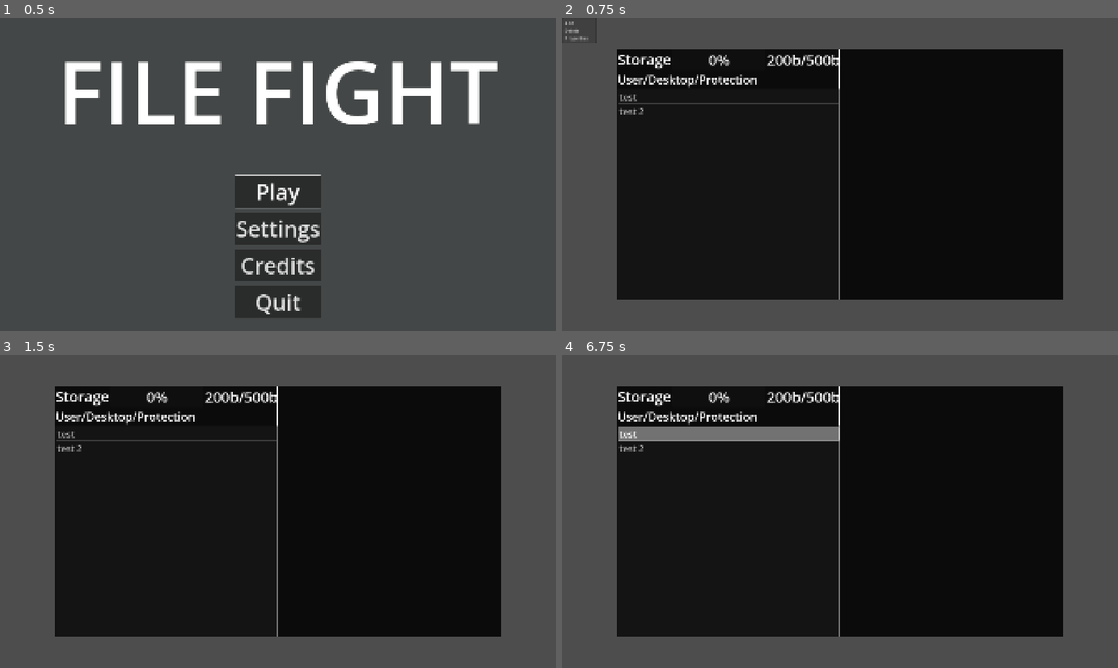
Above: before the commit, frames 1-4 (two rows, left to right).
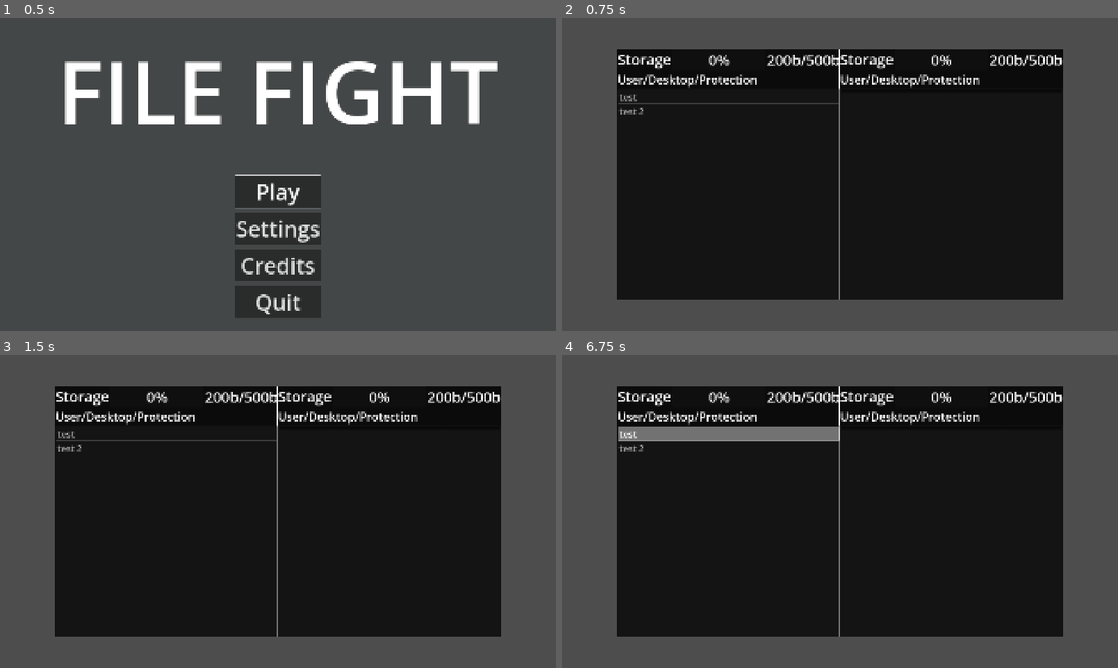
Above: after the commit, the same moments.

Repository: brandon7o/File-Fight-Game
Game: Godot game, scene res://Nodes/menu.tscn
Same seed, same stepped clock (60 frames per second), same inputs: the game is played once before the commit and once after it.
Inputs (mouse positions are in pixels of both pictures, inside the frame that each line leads up to):
- Up to frame 1 (0.5 s): no input
- Up to frame 2 (0.75 s): click "Play" at 0.5 s
- Up to frame 3 (1.5 s): tap Enter at 1.25 s; move the mouse to (400, 495) at 1.27 s; click (400, 495) at 1.42 s
- Up to frame 4 (6.75 s): tap Space at 2, 3.5, 5 s; move the mouse to (728, 527) at 2.02 s; click (728, 527) at 2.17 s; tap Enter at 2.75, 4.25 s; move the mouse to (895, 442) at 2.77 s; click (895, 442) at 2.92 s; move the mouse to (812, 574) at 3.52 s; click (812, 574) at 3.67 s; move the mouse to (1006, 558) at 4.27 s; click (1006, 558) at 4.42 s; move the mouse to (673, 464) at 5.02 s; click (673, 464) at 5.17 s; move the mouse to (867, 511) at 5.77 s; click (867, 511) at 5.92 s; move the mouse to (756, 433) at 6.52 s; click (756, 433) at 6.67 s

Frame 1 is identical in both runs. In frame 2, 1.0% of the frame differs, in the area x 0-91%, y 0-23%; in frame 3, 1.0%; in frame 4, 1.0%.

Commit message:
4/14/26 2:201m update

Diff:
--- a/Nodes/explorerFight.tscn
+++ b/Nodes/explorerFight.tscn
@@ -69,24 +69,50 @@
 item_0/text = "test"
 item_1/text = "test 2"
 
-[node name="PopupMenu" type="PopupMenu" parent="VSeparator/PlayerEnvironment" unique_id=1960534115]
-oversampling_override = 1.0
-size = Vector2i(121, 89)
-visible = true
-item_count = 3
-item_0/text = "Add"
-item_0/id = 0
-item_1/text = "Delete"
-item_1/id = 1
-item_2/text = "Properties"
-item_2/id = 2
-
 [node name="EnemyEnvironment" type="Node2D" parent="VSeparator" unique_id=1692152966]
 position = Vector2(768, 0)
 
-[node name="Storage" type="HBoxContainer" parent="VSeparator/EnemyEnvironment" unique_id=387690915]
+[node name="VBoxContainer" type="VBoxContainer" parent="VSeparator/EnemyEnvironment" unique_id=1467759874]
 offset_right = 768.0
-offset_bottom = 73.0
+offset_bottom = 864.0
+
+[node name="Storage" type="HBoxContainer" parent="VSeparator/EnemyEnvironment/VBoxContainer" unique_id=407081937]
+layout_mode = 2
+
+[node name="StorageText" type="Label" parent="VSeparator/EnemyEnvironment/VBoxContainer/Storage" unique_id=949774489]
+layout_mode = 2
+size_flags_vertical = 1
+theme_override_font_sizes/font_size = 50
+text = "Storage"
+
+[node name="PlayerStorageBar" type="ProgressBar" parent="VSeparator/EnemyEnvironment/VBoxContainer/Storage" unique_id=1922232814]
+layout_mode = 2
+size_flags_horizontal = 3
+size_flags_vertical = 1
+theme_override_font_sizes/font_size = 50
+theme_override_styles/fill = SubResource("StyleBoxFlat_j1ors")
+step = 1.0
+script = ExtResource("1_sjtav")
+
+[node name="StorageValue" type="Label" parent="VSeparator/EnemyEnvironment/VBoxContainer/Storage" unique_id=304796682]
+layout_mode = 2
+theme_override_font_sizes/font_size = 50
+text = "200b/500b"
+
+[node name="Path" type="Label" parent="VSeparator/EnemyEnvironment/VBoxContainer" unique_id=639149195]
+layout_mode = 2
+theme_override_font_sizes/font_size = 40
+text = "User/Desktop/Protection"
+
+[node name="Tree" type="Tree" parent="VSeparator/EnemyEnvironment/VBoxContainer" unique_id=1721037684]
+layout_mode = 2
+size_flags_vertical = 3
+columns = 4
+column_titles_visible = true
+allow_reselect = true
+allow_rmb_select = true
+allow_search = false
+select_mode = 1
 
 [node name="ColorRect" type="ColorRect" parent="." unique_id=1097858996]
 z_index = -50
@@ -98,5 +124,19 @@
 mouse_filter = 2
 color = Color(0.043039158, 0.04303915, 0.04303915, 1)
 
+[node name="PopupMenu" type="PopupMenu" parent="." unique_id=1960534115]
+oversampling_override = 1.0
+size = Vector2i(121, 89)
+item_count = 3
+item_0/text = "Add"
+item_0/id = 0
+item_1/text = "Delete"
+item_1/id = 1
+item_2/text = "Properties"
+item_2/id = 2
+
 [connection signal="value_changed" from="VSeparator/PlayerEnvironment/VBoxContainer/Storage/PlayerStorageBar" to="VSeparator/PlayerEnvironment/VBoxContainer/Storage/PlayerStorageBar" method="_on_value_changed"]
 [connection signal="empty_clicked" from="VSeparator/PlayerEnvironment/VBoxContainer/ItemList" to="." method="_on_item_list_empty_clicked"]
+[connection signal="item_activated" from="VSeparator/PlayerEnvironment/VBoxContainer/ItemList" to="." method="_on_item_list_item_activated"]
+[connection signal="item_clicked" from="VSeparator/PlayerEnvironment/VBoxContainer/ItemList" to="." method="_on_item_list_item_clicked"]
+[connection signal="value_changed" from="VSeparator/EnemyEnvironment/VBoxContainer/Storage/PlayerStorageBar" to="VSeparator/EnemyEnvironment/VBoxContainer/Storage/PlayerStorageBar" method="_on_value_changed"]
--- a/Scripts/explorer_fight.gd
+++ b/Scripts/explorer_fight.gd
@@ -1,4 +1,7 @@
 extends Node2D
+
+var doubleClickTimer = Timer.new()
+
 
 
 # Called when the node enters the scene tree for the first time.
@@ -13,11 +16,34 @@
 	if Input.is_action_just_pressed("ui_cancel"):
 		get_tree().quit()
 
+#ITEMLIST TESTING------------------------------------------------------------------------------------------
 
 #gets popup context menu
 func _on_item_list_empty_clicked(at_position: Vector2, mouse_button_index: int) -> void:
-	if mouse_button_index == 2:
-		$VSeparator/PlayerEnvironment/PopupMenu.position = (at_position + Vector2(192,108))
-		$VSeparator/PlayerEnvironment/PopupMenu.visible = true
-	if mouse_button_index == 1:
+	if mouse_button_index == MOUSE_BUTTON_RIGHT:
+		#Sets the popup menu to the mouse position and makes it visible, also deselects the current item
+		$PopupMenu.position = get_global_mouse_position()#(at_position + Vector2(192,244))
+		$PopupMenu.visible = true
+		$VSeparator/PlayerEnvironment/VBoxContainer/ItemList.deselect_all()
+	if mouse_button_index == MOUSE_BUTTON_LEFT:
+		#Deselect current item
+		$VSeparator/PlayerEnvironment/VBoxContainer/ItemList.deselect_all()
+
+
+func _on_item_list_item_clicked(index, at_position, mouse_button_index):
+	if mouse_button_index == MOUSE_BUTTON_RIGHT:
+		#Sets the popup menu to the mouse position and makes it visible
+		$PopupMenu.position = get_global_mouse_position()#(at_position + Vector2(192,244))
+		$PopupMenu.visible = true
+	if mouse_button_index == MOUSE_BUTTON_LEFT:
 		pass
+
+
+#TODO
+#On a double click, check if a file or a folder. Files do nothing, while folders will
+#replace current Itemlist (making it invisible) with a new item list of the folder's contents.
+#PLAN-----------------------------------------------------------------------------------------------------
+#Each folder is it's own ItemList, with files being it's items.
+#PLAN-----------------------------------------------------------------------------------------------------
+func _on_item_list_item_activated(index):
+	pass
